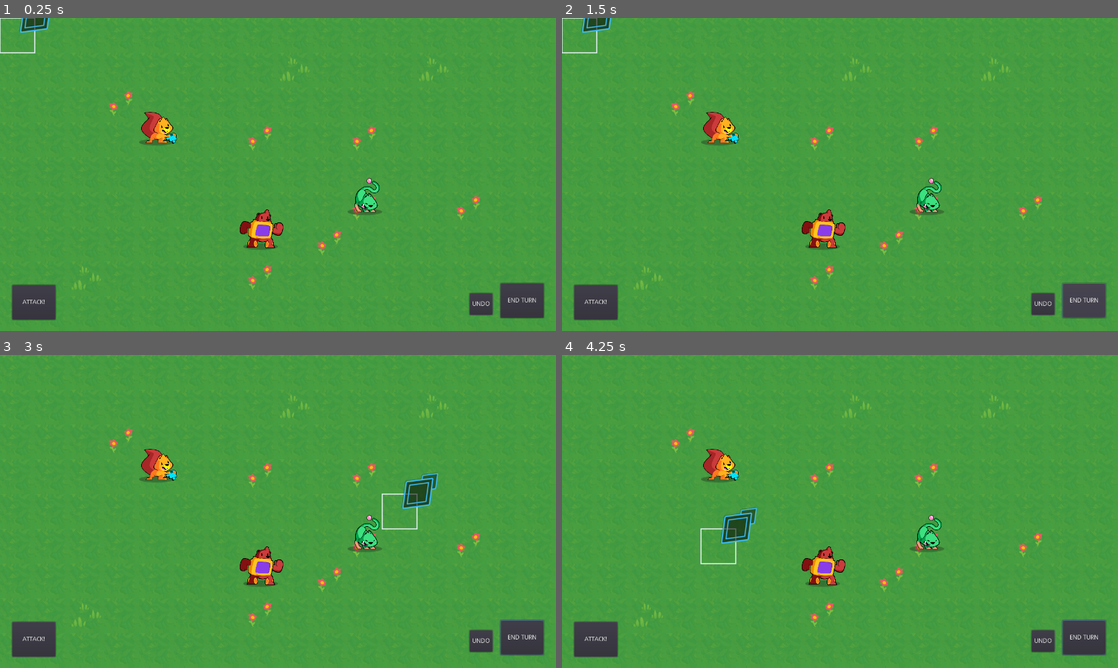
Above: before the commit, frames 1-4 (two rows, left to right).
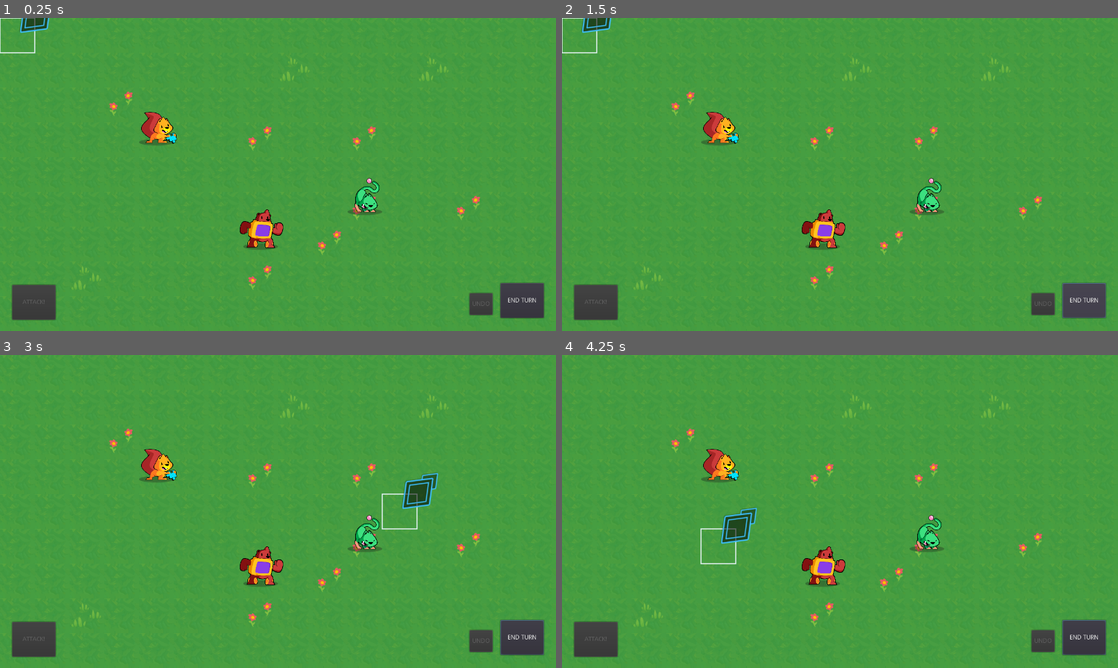
Above: after the commit, the same moments.

Repository: quaaludefood/lorelockers
Game: Godot game, scene res://Main.tscn
The game is run twice, just before and just after one commit, with the same random seed, the same clock (stepped at 60 frames per second) and the same inputs.
Inputs (mouse positions are in pixels of both pictures, inside the frame that each line leads up to):
- Up to frame 1 (0.25 s): no input
- Up to frame 2 (1.5 s): click (595, 302) at 0.5 s, where only the run before the commit has a clickable "ATTACK!"; click "END TURN" at 1.25 s
- Up to frame 3 (3 s): click (483, 639) at 2 s, where only the run before the commit has a clickable "UNDO"; tap Enter (ui_accept) at 2.75 s; move the mouse to (400, 495) at 2.77 s; press the mouse at (400, 495) at 2.78 s; hold Right (ui_right) from 2.78 s (still down)
- Up to frame 4 (4.25 s): tap Enter (ui_accept) at 3.02, 3.5, 3.77 s; move the mouse to (728, 527) at 3.52 s; release Right (ui_right) at 3.53 s; release the mouse at (728, 527) at 3.53 s; hold Down (ui_down) from 3.53 s (still down); click (728, 527) at 3.6 s

The runs differ from the first frame. In frame 1, less than 0.1% of the frame differs, in the area x 4-89%, y 90-92%; in frame 2, less than 0.1%; in frame 3, less than 0.1%; in frame 4, less than 0.1%.
Error in both runs: Trying to assign value of type 'Node' to a variable of type 'Node2D'. (res://UserInterface/AttackButton.gd:4)

Commit message:
Movement and attacks ready for stats!
Signed-off-by: plxpm5@gmail.com <philippa@thefusionworks.com>

Diff:
--- a/GameBoard/Attack/AttackPath.gd
+++ b/GameBoard/Attack/AttackPath.gd
@@ -9,6 +9,7 @@
 var _friendly_unit_locations:= []
 var _attacking_unit_location :=  Vector2.ZERO
 var current_path := PoolVector2Array()
+var target_selected := false
 
 
 ## Creates a new PathFinder that uses the AStar algorithm to find a path between two cells among
@@ -22,13 +23,14 @@
 
 ## Finds and draws the path between `cell_start` and `cell_end`
 func draw(cell_start: Vector2, cell_end: Vector2) -> void:
+	target_selected = false
 	clear()
 	self.modulate = Color(1, 1, 1,0.3)
 	current_path = _pathfinder.calculate_point_path(cell_start, cell_end)
 	if len(current_path) > 0:
 		if current_path[-1] in _enemy_unit_locations and current_path[-1] != _attacking_unit_location:
-			print("enemy detected!!!!!!!!")
 			self.modulate = Color(1, 1, 1, 1)
+			target_selected = true
 		set_cellv(current_path[-1], 0)
 		update_bitmask_region()
 
@@ -36,4 +38,5 @@
 ## Stops drawing, clearing the drawn path and the `_pathfinder`.
 func stop() -> void:
 	_pathfinder = null
+	target_selected = false
 	clear()
--- a/GameBoard/GameBoard.gd
+++ b/GameBoard/GameBoard.gd
@@ -29,14 +29,21 @@
 	_reinitialize()
 	_undobutton.connect("undo_pressed", self, "undo_move")
 	_attackbutton.connect("attack_pressed", self, "scope_attack")
+	_undobutton.disabled = true
+	_attackbutton.disabled = true
 
 func undo_move()-> void:
-
 	_units.erase(_last_moved_unit.cell)
 	_last_moved_unit.position = _active_unit_starting_position
 	_last_moved_unit.cell = grid.calculate_grid_coordinates(_active_unit_starting_position)
 	_last_moved_unit.set_can_move(true)
 	_units[_last_moved_unit.cell] = _last_moved_unit
+	_attack_overlay.clear()
+	_attack_path.clear()
+	_attack_mode = false
+	_undobutton.disabled = true
+
+
 
 func scope_attack()-> void:
 	_attack_mode = true
@@ -48,7 +55,6 @@
 	_attack_overlay.draw(_range)
 	for unit in _units:
 		_enemy_unit_cells.append(unit)
-
 	_attack_path.initialize(_range, _enemy_unit_cells, _friendly_unit_cells, _last_moved_unit.cell)
 
 func _unhandled_input(event: InputEvent) -> void:
@@ -125,8 +131,6 @@
 func _move_active_unit(new_cell: Vector2) -> void:
 	if is_occupied(new_cell) or not new_cell in _walkable_cells:
 		return
-	# warning-ignore:return_value_discarded
-
 	_active_unit_starting_position = grid.calculate_map_position(_active_unit.cell)
 	_last_moved_unit = _active_unit
 	_units.erase(_active_unit.cell)
@@ -135,21 +139,31 @@
 	_active_unit.walk_along(_unit_path.current_path)
 	yield(_active_unit, "walk_finished")
 	_clear_active_unit()
-
+	_undobutton.disabled = false
 
 ## Selects the unit in the `cell` if there's one there.
 ## Sets it as the `_active_unit` and draws its walkable cells and interactive move path.
 func _select_unit(cell: Vector2) -> void:
 	if not _units.has(cell):
 		return
-
+	if  _units[cell].deactivated == true:
+		return
+	if _attack_mode == true:
+		_attack_path.target_selected = true
+		return
 	_last_moved_unit = _units[cell]
 	_active_unit = _units[cell]
 	_active_unit.is_selected = true
-	_walkable_cells = get_walkable_cells(_active_unit)
-	_unit_overlay.draw(_walkable_cells)
-	_unit_path.initialize(_walkable_cells)
-
+
+	if _active_unit.can_move:
+		_walkable_cells = get_walkable_cells(_active_unit)
+		_unit_overlay.draw(_walkable_cells)
+		_unit_path.initialize(_walkable_cells)
+		_undobutton.disabled = true
+		_attackbutton.disabled = false
+
+	else:
+		scope_attack()
 
 ## Deselects the active unit, clearing the cells overlay and interactive path drawing.
 func _deselect_active_unit() -> void:
@@ -166,10 +180,19 @@
 
 ## Selects or moves a unit based on where the cursor is.
 func _on_Cursor_accept_pressed(cell: Vector2) -> void:
-	if not _active_unit:
-		_select_unit(cell)
-	elif _active_unit.is_selected:
-		_move_active_unit(cell)
+	if _attack_path.target_selected == true && _attack_mode == true:
+		_last_moved_unit.set_deactivated(true)
+		_attack_overlay.clear()
+		_attack_path.stop()
+		_attack_mode = false
+		_undobutton.disabled = true
+		_attackbutton.disabled = true
+		_unit_path.initialize([])
+	else:
+		if not _active_unit:
+			_select_unit(cell)
+		elif _active_unit.is_selected:
+			_move_active_unit(cell)
 
 
 ## Updates the interactive path's drawing if there's an active and selected unit.
--- a/GameBoard/UnitPath.gd
+++ b/GameBoard/UnitPath.gd
@@ -11,6 +11,7 @@
 ## Creates a new PathFinder that uses the AStar algorithm to find a path between two cells among
 ## the `walkable_cells`.
 func initialize(walkable_cells: Array) -> void:
+	print("walkable_cells", walkable_cells)
 	_pathfinder = PathFinder.new(grid, walkable_cells)
 
 
--- a/Units/Unit.gd
+++ b/Units/Unit.gd
@@ -20,6 +20,7 @@
 var _is_walking := false setget _set_is_walking
 var can_attack := true setget set_can_attack
 var can_move := true setget set_can_move
+var deactivated := false setget set_deactivated
 
 export var is_friendly := true
 
@@ -64,6 +65,12 @@
 func set_can_attack(value: bool) -> void:
 	can_attack = value
 
+func set_deactivated(value: bool) -> void:
+	deactivated = value
+	if value == true:
+		_anim_player.play("Deactivate")
+		set_can_move(false)
+		set_can_attack(false)
 
 func set_skin(value: Texture) -> void:
 	skin = value
--- a/Units/Unit.tscn
+++ b/Units/Unit.tscn
@@ -1,8 +1,38 @@
-[gd_scene load_steps=6 format=2]
+[gd_scene load_steps=8 format=2]
 
 [ext_resource path="res://Units/Unit.gd" type="Script" id=1]
 [ext_resource path="res://GameBoard/Grid.tres" type="Resource" id=2]
 [ext_resource path="res://Units/unit_shadow.svg" type="Texture" id=3]
+
+[sub_resource type="Animation" id=3]
+resource_name = "Deactivate"
+tracks/0/type = "value"
+tracks/0/path = NodePath("PathFollow2D/Sprite:modulate")
+tracks/0/interp = 1
+tracks/0/loop_wrap = true
+tracks/0/imported = false
+tracks/0/enabled = true
+tracks/0/keys = {
+"times": PoolRealArray( 0, 1 ),
+"transitions": PoolRealArray( 1, 1 ),
+"update": 0,
+"values": [ Color( 1, 1, 1, 1 ), Color( 0.27451, 0.270588, 0.278431, 1 ) ]
+}
+
+[sub_resource type="Animation" id=4]
+length = 0.001
+tracks/0/type = "value"
+tracks/0/path = NodePath("PathFollow2D/Sprite:modulate")
+tracks/0/interp = 1
+tracks/0/loop_wrap = true
+tracks/0/imported = false
+tracks/0/enabled = true
+tracks/0/keys = {
+"times": PoolRealArray( 0 ),
+"transitions": PoolRealArray( 1 ),
+"update": 0,
+"values": [ Color( 1, 1, 1, 1 ) ]
+}
 
 [sub_resource type="Animation" id=1]
 length = 0.001
@@ -56,5 +86,7 @@
 
 [node name="AnimationPlayer" type="AnimationPlayer" parent="."]
 autoplay = "idle"
+anims/Deactivate = SubResource( 3 )
+anims/RESET = SubResource( 4 )
 anims/idle = SubResource( 1 )
 anims/selected = SubResource( 2 )
